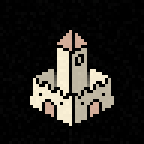
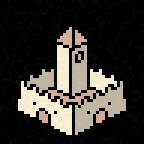
Comparing the layer stacks of the two 144 x 144 images. Changes:
renamed "Lines" to "Lines copy", painted on it over [18, 27, 126, 135]
painted on "Roof #1" over [39, 27, 105, 123]
painted on "Pasted Layer" over [27, 45, 126, 135]
painted on "Walls" over [18, 45, 117, 135]
